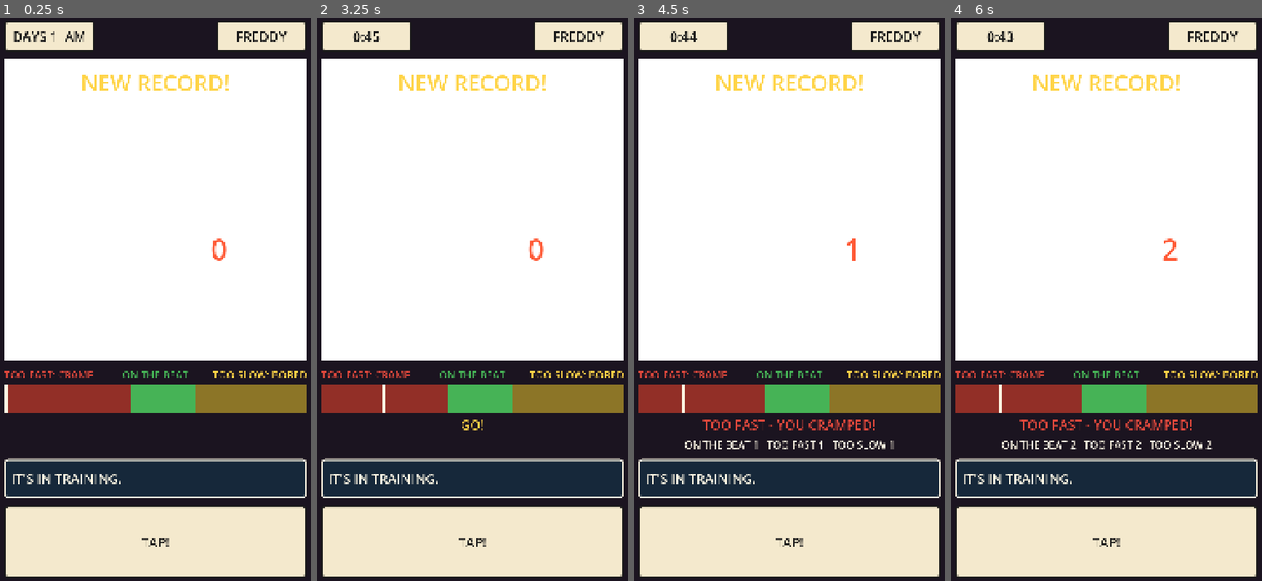
Above: before the commit, frames 1-4 (left to right).
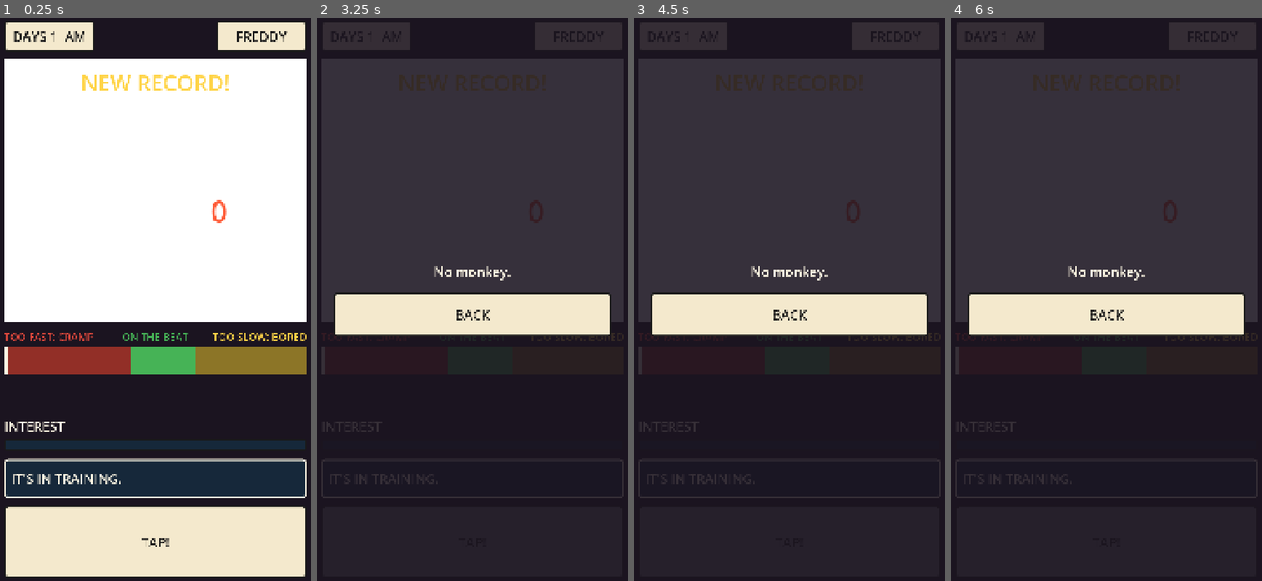
Above: after the commit, the same moments.

Repository: Haziba/monkey-mission
Game: Godot game, scene res://ui/screens/training_screen.tscn
Same seed, same stepped clock (60 frames per second), same inputs: the game is played once before the commit and once after it. This scene is started directly instead of the project's main scene.
Inputs (mouse positions are in pixels of both pictures, inside the frame that each line leads up to):
- Up to frame 1 (0.25 s): no input
- Up to frame 2 (3.25 s): click "TAP!" at 0.5 s; tap Enter at 1.25, 2.75 s; move the mouse to (544, 271) at 1.27 s; press the mouse at (544, 271) at 1.28 s; release the mouse at (544, 271) at 2 s; tap Space at 2 s; drag from (407, 327) to (456, 417) at 2.02 s; move the mouse to (506, 170) at 2.77 s; press the mouse at (506, 170) at 2.78 s
- Up to frame 3 (4.5 s): release the mouse at (823, 170) at 3.5 s; click (789, 316) at 3.5 s, where only the run after the commit has a clickable "BACK"; drag from (773, 417) to (689, 209) at 4.27 s
- Up to frame 4 (6 s): move the mouse to (1206, 389) at 5.02 s; press the mouse at (1206, 389) at 5.03 s; hold Escape (mp_back) 5.03-5.75 s; release the mouse at (1206, 389) at 5.75 s; drag from (1006, 209) to (1056, 153) at 5.77 s

The runs differ from the first frame. In frame 1, 16% of the frame differs, in the area x 1-99%, y 32-77%; in frame 2, 73%; in frame 3, 74%, in the area x 1-99%, y 0-100%; in frame 4, 74%.

Commit message:
Drive the training screen from the session model
The screen still ran the old one-shot minigame: every tap counted as a rep
and bounced the MONKEY, so the player appeared to be puppeting it rather than
demonstrating to it. That is backwards from what the original does.

Now the tap bounces the TRAINER. Reps belong to the monkey and only exist
once it has joined in, read back from the session rather than counted here.

Adds an interest meter, which is the whole of the demonstration phase --
without it the player has no way to tell whether tapping is achieving
anything, which was the worst thing about the old screen. It shows only while
demonstrating, and the tap button disables itself once the monkey has the
idea rather than staying live and inert.

Adds a live praise/scold row while the monkey works, since that is the only
input left in the autonomous half and the only way discipline is earned. It
says plainly when a scold was undeserved, because losing trust silently would
read as a bug.

Wires GameState: begin_training, training_tap, training_tick, training_praise,
training_scold, settle_training, plus monkey_joined_in, monkey_focus_changed
and record_beaten signals. The half-day is spent by settle_training, not by
begin_training, so a session that cannot even start costs the player nothing.

Suite: 538 passed, 0 failed. The UI itself is still only covered structurally
-- nothing drives a session through the screen yet.

Co-Authored-By: Claude Opus 5 <noreply@anthropic.com>

Diff:
--- a/core/game_state.gd
+++ b/core/game_state.gd
@@ -52,7 +52,13 @@
 signal monkey_retired(monkey: Monkey)          ## breeding_destroys_parent = false
 
 # --- training --------------------------------------------------------------
-signal training_started(activity: int)         ## Training.Activity
+signal training_started(activity: int)
+## The monkey stopped watching and started copying. Reps count from here.
+signal monkey_joined_in(activity: int)
+## It drifted off task, or came back to it. A deserved scold costs it nothing.
+signal monkey_focus_changed(distracted: bool)
+## It just passed its own best for this exercise — the praise moment (§4 [C]).
+signal record_beaten(reps: int)         ## Training.Activity
 signal training_finished(result: Training.Result)
 signal personal_best(activity: int, reps: int)
 
@@ -84,6 +90,9 @@
 
 ## The match currently in progress, or null. Owned here so the match screen can
 ## be rebuilt (or backgrounded) without losing the fight.
+## The training session in progress, or null. Held here so a screen never has to
+## own game state it might be popped away from mid-session.
+var current_training: Training.Session = null
 var current_match: MatchResolver = null
 
 ## Last set of offers handed to the UI, so book_opponent(index) means what the
@@ -298,6 +307,74 @@
 
 
 ## Runs the session AND consumes the half-day slot.
+## Open a training session: you demonstrate, the monkey watches, and it joins in
+## when it is convinced (dossier §4 [C]). Returns null when it will not work at
+## all. The half-day is NOT spent here — it is spent by `settle_training()`, so
+## a session that cannot even start costs the player nothing.
+func begin_training(activity: int) -> Training.Session:
+	if run == null or run.active_monkey == null:
+		return null
+	if activity == Training.Activity.SHOPPING:
+		return null
+	if not can_train():
+		return null
+	current_training = run.training.begin_session(
+		run.active_monkey, activity as Training.Activity)
+	if current_training != null and current_training.finished():
+		current_training = null
+		return null
+	training_started.emit(activity)
+	return current_training
+
+
+## One tap of the trainer's own exercise. Only counts while demonstrating.
+func training_tap(interval: float) -> Training.TapVerdict:
+	if current_training == null:
+		return Training.TapVerdict.LATE_BORED
+	var was_watching := not current_training.joined()
+	var verdict := run.training.register_tap(current_training, interval)
+	if was_watching and current_training.joined():
+		monkey_joined_in.emit(current_training.activity)
+	return verdict
+
+
+func training_tick(delta: float) -> void:
+	if current_training == null:
+		return
+	var distracted_before := current_training.distracted
+	var reps_before := current_training.reps
+	run.training.tick(current_training, delta)
+	if current_training.distracted != distracted_before:
+		monkey_focus_changed.emit(current_training.distracted)
+	if current_training.beat_record_at >= 0 and reps_before < current_training.beat_record_at:
+		record_beaten.emit(current_training.reps)
+
+
+func training_praise() -> bool:
+	if current_training == null:
+		return false
+	return run.training.praise_in_session(current_training)
+
+
+func training_scold() -> bool:
+	if current_training == null:
+		return false
+	return run.training.scold_in_session(current_training)
+
+
+## Close the session and spend the half-day. A monkey that never joined in banks
+## nothing, but the slot is gone either way — that is the cost of a monkey that
+## does not trust you yet.
+func settle_training() -> Training.Result:
+	if current_training == null:
+		return null
+	var result := run.training.settle(current_training)
+	current_training = null
+	consume_slot()
+	_report_session(result)
+	return result
+
+
 func do_training(activity: int, score: RhythmScore) -> Training.Result:
 	if run == null or run.active_monkey == null:
 		return null
--- a/ui/screens/training_screen.gd
+++ b/ui/screens/training_screen.gd
@@ -37,7 +37,8 @@
 ## sessions run at least a minute. 45s is chosen so the countdown passes through
 ## the attested `0:41` while keeping a phone session short enough to repeat
 ## twice a day without tedium.
-const SESSION_SECONDS := 45.0
+## Session length lives in core so the screen and the model cannot disagree.
+const SESSION_SECONDS := Training.SESSION_SECONDS
 ## Beats of lead-in before the clock starts, so the player can find the tempo.
 const LEAD_IN_SECONDS := 3.0
 ## How much time the rhythm track spans, as a multiple of the beat. Anything
@@ -55,6 +56,7 @@
 @onready var _hud: HudBoxes = $Root/Col/Hud
 @onready var _stage: Control = $Root/Col/Stage
 @onready var _monkey_rig: Control = $Root/Col/Stage/MonkeyRig
+@onready var _trainer_rig: Control = $Root/Col/Stage/TrainerRig
 @onready var _rep_float: Label = $Root/Col/Stage/RepFloat
 @onready var _record_banner: Label = $Root/Col/Stage/RecordBanner
 @onready var _track: Control = $Root/Col/Rhythm/Track
@@ -105,6 +107,19 @@
 ## static is implemented (it is still a stub in core/rhythm_score.gd).
 var _tap_times: PackedFloat32Array = PackedFloat32Array()
 
+## Mirrors of the session's state, so a change can be spotted and reacted to
+## rather than re-announced every frame.
+var _was_working := false
+var _was_distracted := false
+## Built in code rather than the scene: the interest meter and the coaching row
+## only exist because the session has two phases, and adding them here keeps the
+## whole demonstrate-then-copy change in one place.
+var _interest_bar: ProgressBar = null
+var _interest_label: Label = null
+var _coach_row: HBoxContainer = null
+var _praise_live: Button = null
+var _scold_live: Button = null
+
 var _hunger_pending := false
 var _hunger_fired := false
 var _judged := false
@@ -113,6 +128,7 @@
 func _ready() -> void:
 	super()
 	_apply_palette()
+	_build_session_widgets()
 	_tap_button.pressed.connect(_on_tap_pressed)
 	_tap_button.focus_mode = Control.FOCUS_NONE
 	_blocked_back.pressed.connect(func() -> void: close({}))
@@ -144,6 +160,8 @@
 	var monkey := GameState.monkey()
 	_stage_colours()
 	_layout_track()
+	_was_working = false
+	_was_distracted = false
 	_hud.show_training(SESSION_SECONDS, 0, monkey.monkey_name if monkey != null else "---")
 	_rep_float.text = "0"
 	_record_banner.visible = false
@@ -170,6 +188,108 @@
 	_lead_left = LEAD_IN_SECONDS
 	_lead_overlay.visible = true
 	_lead_label.text = "%d" % int(ceilf(_lead_left))
+
+
+func _monkey_name() -> String:
+	var monkey := GameState.monkey()
+	return monkey.monkey_name.to_upper() if monkey != null else "IT"
+
+
+## The interest meter and the praise/scold row. Interest is the whole of the
+## demonstration phase — without it the player has no idea whether tapping is
+## achieving anything, which was the single worst thing about the old screen.
+func _build_session_widgets() -> void:
+	var rhythm := $Root/Col/Rhythm as Control
+
+	_interest_label = Label.new()
+	_interest_label.text = "INTEREST"
+	rhythm.add_child(_interest_label)
+
+	_interest_bar = ProgressBar.new()
+	_interest_bar.custom_minimum_size = Vector2(0, 44)
+	_interest_bar.min_value = 0.0
+	_interest_bar.max_value = 1.0
+	_interest_bar.show_percentage = false
+	rhythm.add_child(_interest_bar)
+
+	_coach_row = HBoxContainer.new()
+	_coach_row.add_theme_constant_override("separation", 24)
+	_coach_row.visible = false
+	rhythm.add_child(_coach_row)
+
+	_praise_live = Button.new()
+	_praise_live.text = "PRAISE"
+	_praise_live.custom_minimum_size = Vector2(0, 96)
+	_praise_live.size_flags_horizontal = Control.SIZE_EXPAND_FILL
+	_praise_live.focus_mode = Control.FOCUS_NONE
+	_praise_live.pressed.connect(_on_praise_live)
+	_coach_row.add_child(_praise_live)
+
+	_scold_live = Button.new()
+	_scold_live.text = "SCOLD"
+	_scold_live.custom_minimum_size = Vector2(0, 96)
+	_scold_live.size_flags_horizontal = Control.SIZE_EXPAND_FILL
+	_scold_live.focus_mode = Control.FOCUS_NONE
+	_scold_live.pressed.connect(_on_scold_live)
+	_coach_row.add_child(_scold_live)
+
+
+## Which half of the session the player is in, said plainly. Tapping matters
+## only while demonstrating; once it copies, the tap button is dead weight and
+## saying so is kinder than leaving it live and inert.
+func _refresh_phase_ui() -> void:
+	var session := GameState.current_training
+	if session == null:
+		return
+	var watching := not session.joined()
+	_interest_bar.value = session.interest
+	_interest_bar.visible = watching
+	_interest_label.visible = watching
+	if watching:
+		_interest_label.text = "INTEREST  %d%%" % int(round(session.interest * 100.0))
+	_tap_button.disabled = not watching
+	_tap_button.text = "TAP IN TIME" if watching else "IT HAS GOT THE IDEA"
+	_coach_row.visible = not watching
+
+
+func _on_joined_in() -> void:
+	if not _was_working:
+		return
+	# HAPPY, not RECORD: it has taken an interest, it has not achieved anything.
+	Sfx.play(Sfx.Cue.HAPPY)
+	_message.text = "%s IS COPYING YOU!" % _monkey_name()
+	_verdict.text = "IT JOINED IN!"
+	_verdict.add_theme_color_override("font_color", Palette.SELECTION)
+	_refresh_coach_prompt()
+
+
+func _refresh_coach_prompt() -> void:
+	var session := GameState.current_training
+	if session == null:
+		return
+	if session.distracted:
+		_message.text = "%s IS MESSING ABOUT." % _monkey_name()
+	elif session.beat_record_at >= 0:
+		_message.text = "A NEW RECORD! TELL IT SO."
+	else:
+		_message.text = "%s IS WORKING ON ITS OWN." % _monkey_name()
+
+
+func _on_praise_live() -> void:
+	Sfx.click()
+	var landed := GameState.training_praise()
+	_message.text = ("THAT'S THE WAY!" if landed
+		else "IT HASN'T DONE ANYTHING YET.")
+
+
+func _on_scold_live() -> void:
+	Sfx.click()
+	var landed := GameState.training_scold()
+	# Dossier §4 [C]: scold the chattering. Scolding a monkey that is working is
+	# the trap, and it costs trust.
+	_message.text = ("IT GETS BACK TO WORK." if landed
+		else "IT WAS WORKING. THAT WASN'T FAIR.")
+	_refresh_coach_prompt()
 
 
 func _apply_palette() -> void:
@@ -316,34 +436,63 @@
 
 func _start_session() -> void:
 	_lead_overlay.visible = false
+	if GameState.begin_training(int(_activity)) == null:
+		# It refused between opening the screen and the lead-in ending.
+		_phase = Phase.BLOCKED
+		_blocked_label.text = GameState.block_reason()
+		_blocked_overlay.visible = true
+		_tap_button.disabled = true
+		return
 	_phase = Phase.RUNNING
 	_elapsed = 0.0
 	_last_tap = 0.0
-	_verdict.text = "GO!"
+	_verdict.text = "SHOW IT HOW!"
 	_verdict.add_theme_color_override("font_color", Palette.SELECTION)
+	_message.text = "%s IS WATCHING YOU." % _monkey_name()
+	_refresh_phase_ui()
 
 
 func _tick(delta: float) -> void:
 	_elapsed += delta
-	var remaining := SESSION_SECONDS - _elapsed
-	_hud.set_countdown(remaining)
+	GameState.training_tick(delta)
+	var session := GameState.current_training
+	if session == null:
+		_finish()
+		return
+
+	_hud.set_countdown(session.time_left)
 	_update_marker()
 
-	# Idling is a failure, not a pause. Dossier §4 [C]: press too slowly and the
-	# monkey loses interest.
-	var window: Dictionary = Training.target_window()
-	if _elapsed - _last_tap > float(window["max_interval"]):
-		_last_tap = _elapsed
-		_late += 1
-		_show_verdict(Training.TapVerdict.LATE_BORED)
-		_update_tally()
+	# Reps are the MONKEY's, and only exist once it has joined in. The trainer's
+	# own taps never count — dossier §4 [C], the monkey copies you, it does not
+	# take credit for your press-ups.
+	if session.reps != _reps:
+		_reps = session.reps
+		_on_rep()
+
+	if session.joined() != _was_working:
+		_was_working = session.joined()
+		_on_joined_in()
+
+	if session.distracted != _was_distracted:
+		_was_distracted = session.distracted
+		_refresh_coach_prompt()
+
+	if not session.joined():
+		# Idling while demonstrating is a failure, not a pause. Dossier §4 [C]:
+		# press too slowly and the monkey loses interest.
+		var window: Dictionary = Training.target_window()
+		if _elapsed - _last_tap > float(window["max_interval"]):
+			_last_tap = _elapsed
+			_show_verdict(Training.TapVerdict.LATE_BORED)
+	_refresh_phase_ui()
 
 	if _hunger_pending and not _hunger_fired \
 			and _elapsed >= SESSION_SECONDS * HUNGER_INTERRUPT_AT:
 		_fire_hunger_interrupt()
 		return
 
-	if remaining <= 0.0:
+	if session.finished() or session.time_left <= 0.0:
 		_finish()
 
 
@@ -364,23 +513,20 @@
 ## One tap. The interval since the previous tap is classified by CORE — this
 ## screen never decides what "too fast" means.
 func _register_tap() -> void:
+	var session := GameState.current_training
+	if session == null or session.joined():
+		# Once it is copying, it works to its own rhythm. Nothing left to show it.
+		return
 	var interval := _elapsed - _last_tap
 	_last_tap = _elapsed
 	_tap_times.append(_elapsed)
-	var verdict := Training.classify_interval(interval)
-	match verdict:
-		Training.TapVerdict.IN_WINDOW:
-			_perfect += 1
-			_reps += 1
-			_on_rep()
-		Training.TapVerdict.EARLY_CRAMP:
-			# The TRAINER cramps — the rep does not land.
-			_early += 1
-		Training.TapVerdict.LATE_BORED:
-			_late += 1
+	var verdict := GameState.training_tap(interval)
+	# YOU do the exercise. The monkey is watching.
+	_hop(_trainer_rig, -26.0)
 	_show_verdict(verdict)
 	_update_tally()
 	_update_marker()
+	_refresh_phase_ui()
 
 
 func _on_rep() -> void:
@@ -391,10 +537,18 @@
 	var punch := create_tween()
 	punch.tween_property(_rep_float, "scale", Vector2(1.35, 1.35), 0.06)
 	punch.tween_property(_rep_float, "scale", Vector2.ONE, 0.14)
-	var rest := _monkey_rig.position
+	_hop(_monkey_rig, -22.0)
+
+
+## A single bob. Used for both rigs, so the trainer's demonstration and the
+## monkey's copying read as the same motion.
+func _hop(rig: Control, height: float) -> void:
+	if rig == null:
+		return
+	var rest := rig.position
 	var hop := create_tween()
-	hop.tween_property(_monkey_rig, "position", rest + Vector2(0.0, -22.0), 0.08)
-	hop.tween_property(_monkey_rig, "position", rest, 0.16)
+	hop.tween_property(rig, "position", rest + Vector2(0.0, height), 0.08)
+	hop.tween_property(rig, "position", rest, 0.16)
 
 
 func _show_verdict(verdict: Training.TapVerdict) -> void:
@@ -495,17 +649,8 @@
 	_hud.set_countdown(0.0)
 	_tap_button.disabled = true
 
-	# The one thing core accepts from this scene. It computes the gain; this
-	# screen only reports what happened.
-	var score := RhythmScore.new()
-	score.reps = _reps
-	score.perfect = _perfect
-	score.early = _early
-	score.late = _late
-	score.duration_s = _elapsed
-	score.interrupted = _interrupted
-
-	var result := GameState.do_training(int(_activity), score)
+	# Core owns the whole session; this screen only reports what came back.
+	var result := GameState.settle_training()
 	_show_result(result)
 
 
